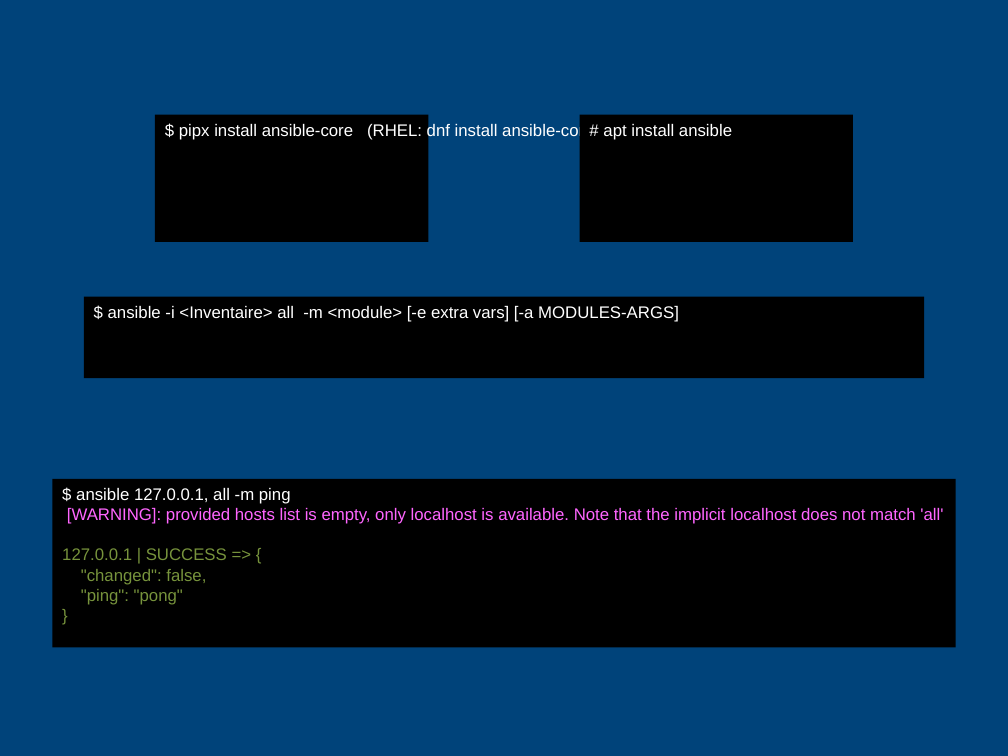
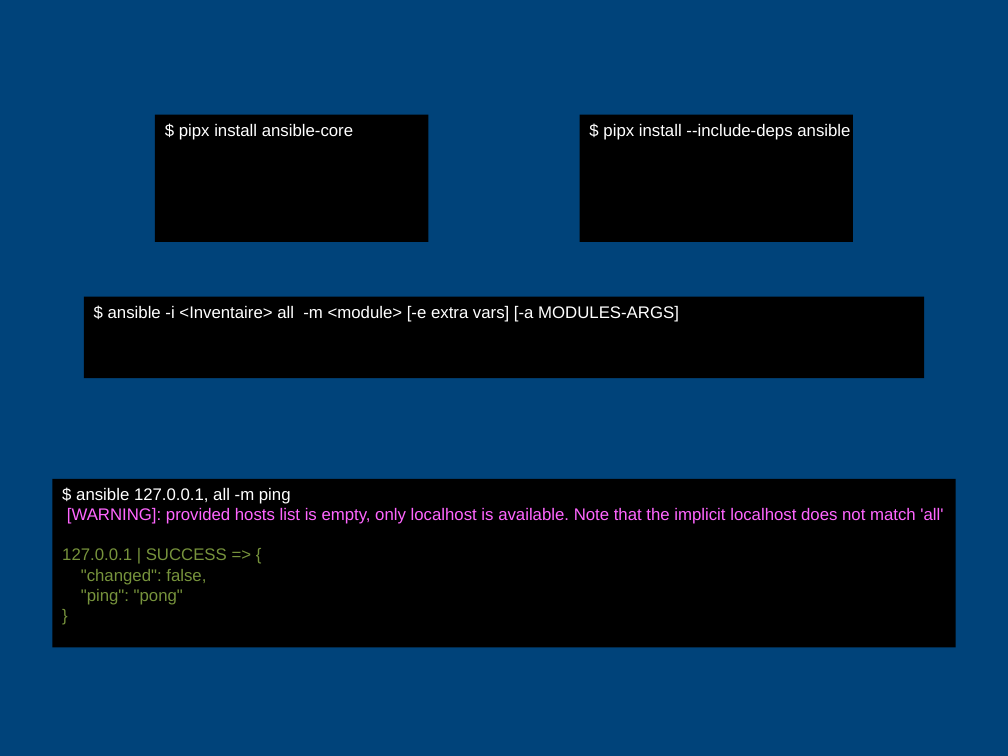
Before and after one commit to CCoupel/ansible-training, a slide deck: slide 11 of Ansible Training.pptx. Drawn at 1008x756 pixels with LibreOffice and Linux fonts; fonts in the diff are those of the drawing; background and template pictures are left out. Boxes give left, top, right and bottom in pixels: in the first picture for what was removed or moved away, otherwise in the second. Text is boxed around its words. In the diff, an @@ line names an element or a change of style, - is before the commit and + after.

```diff
--- a/Ansible Training.pptx
+++ b/Ansible Training.pptx
@@ text in rectangle at [179,124,353,140]: text changed @@
-$ pipx install ansible-core (RHEL: dnf install ansible-core)
+$ pipx install ansible-core
@@ text in rectangle at [603,124,850,140]: text changed @@
-# apt install ansible
+$ pipx install --include-deps ansible
```
